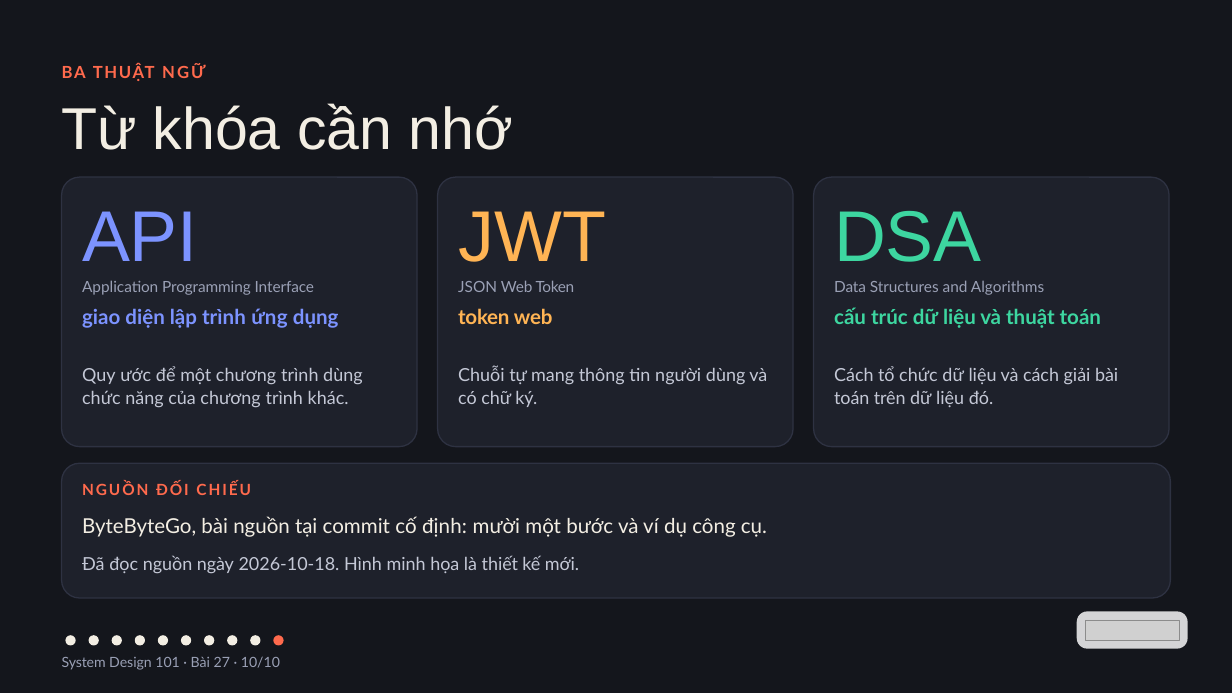
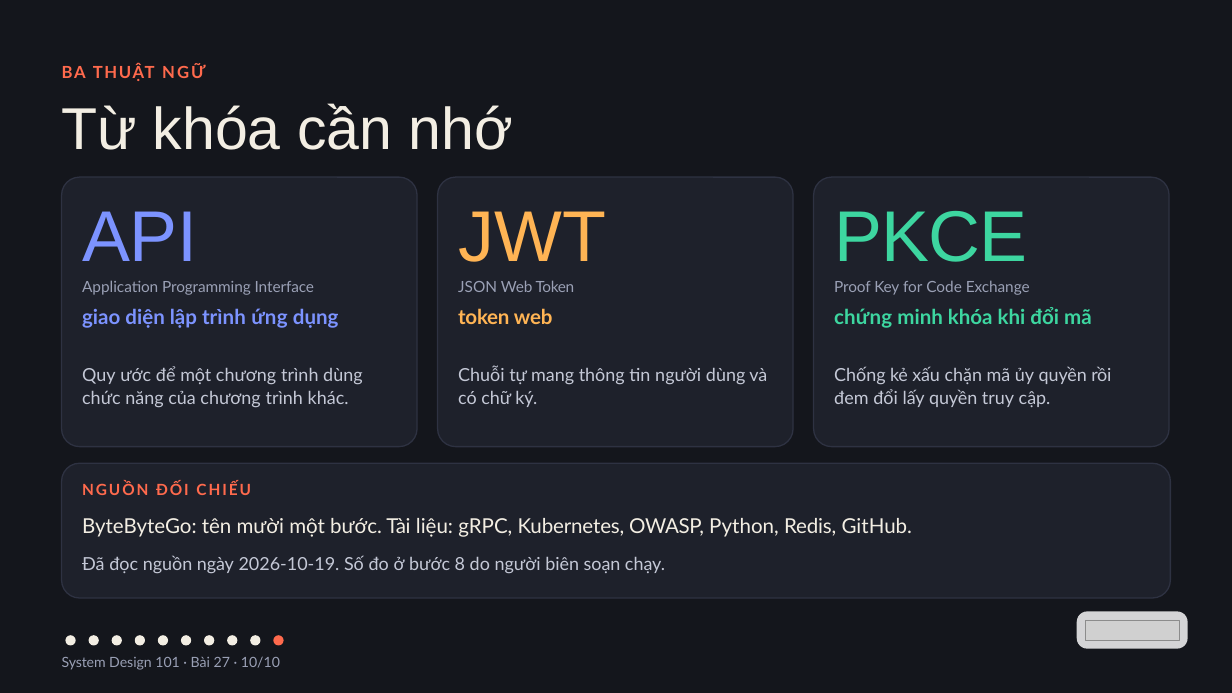
Before and after one commit to vohoailinh90/tool-marketing-studio, a slide deck: slide 10 of system-design-101/vi/lessons/sd-10-027/slides/sd-10-027.pptx. Drawn at 1232x693 pixels with LibreOffice and Linux fonts; fonts in the diff are those of the drawing; grey boxes stand for pictures. Boxes give left, top, right and bottom in pixels: in the first picture for what was removed or moved away, otherwise in the second. Text is boxed around its words. In the diff, an @@ line names an element or a change of style, - is before the commit and + after.

```diff
--- a/system-design-101/vi/lessons/sd-10-027/slides/sd-10-027.pptx
+++ b/system-design-101/vi/lessons/sd-10-027/slides/sd-10-027.pptx
@@ text at (834, 211, 1027, 262): text changed @@
-DSA
+PKCE
@@ text at (834, 280, 1030, 295): text changed @@
-Data Structures and Algorithms
+Proof Key for Code Exchange
@@ text at (834, 307, 1092, 328): text changed @@
-cấu trúc dữ liệu và thuật toán
+chứng minh khóa khi đổi mã
@@ text at (834, 366, 1111, 407): text changed @@
-Cách tổ chức dữ liệu và cách giải bài toán trên dữ liệu đó.
+Chống kẻ xấu chặn mã ủy quyền rồi đem đổi lấy quyền truy cập.
@@ text at (82, 518, 912, 537): text changed @@
-ByteByteGo, bài nguồn tại commit cố định: mười một bước và ví dụ công cụ.
+ByteByteGo: tên mười một bước. Tài liệu: gRPC, Kubernetes, OWASP, Python, Redis, GitHub.
@@ text at (82, 555, 665, 574): text changed @@
-Đã đọc nguồn ngày 2026-10-18. Hình minh họa là thiết kế mới.
+Đã đọc nguồn ngày 2026-10-19. Số đo ở bước 8 do người biên soạn chạy.
```
Also in this commit, not shown: 9 other slides changed.
